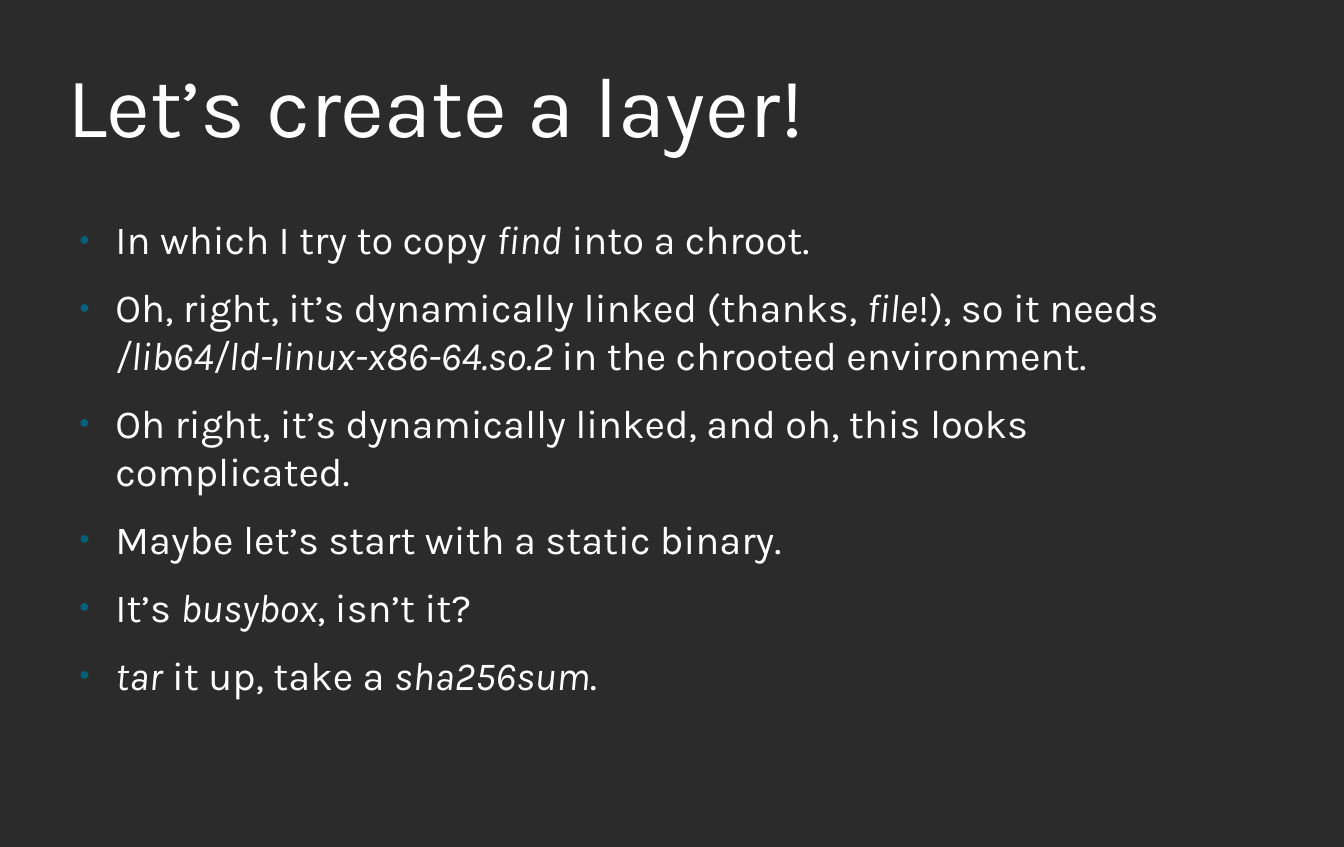
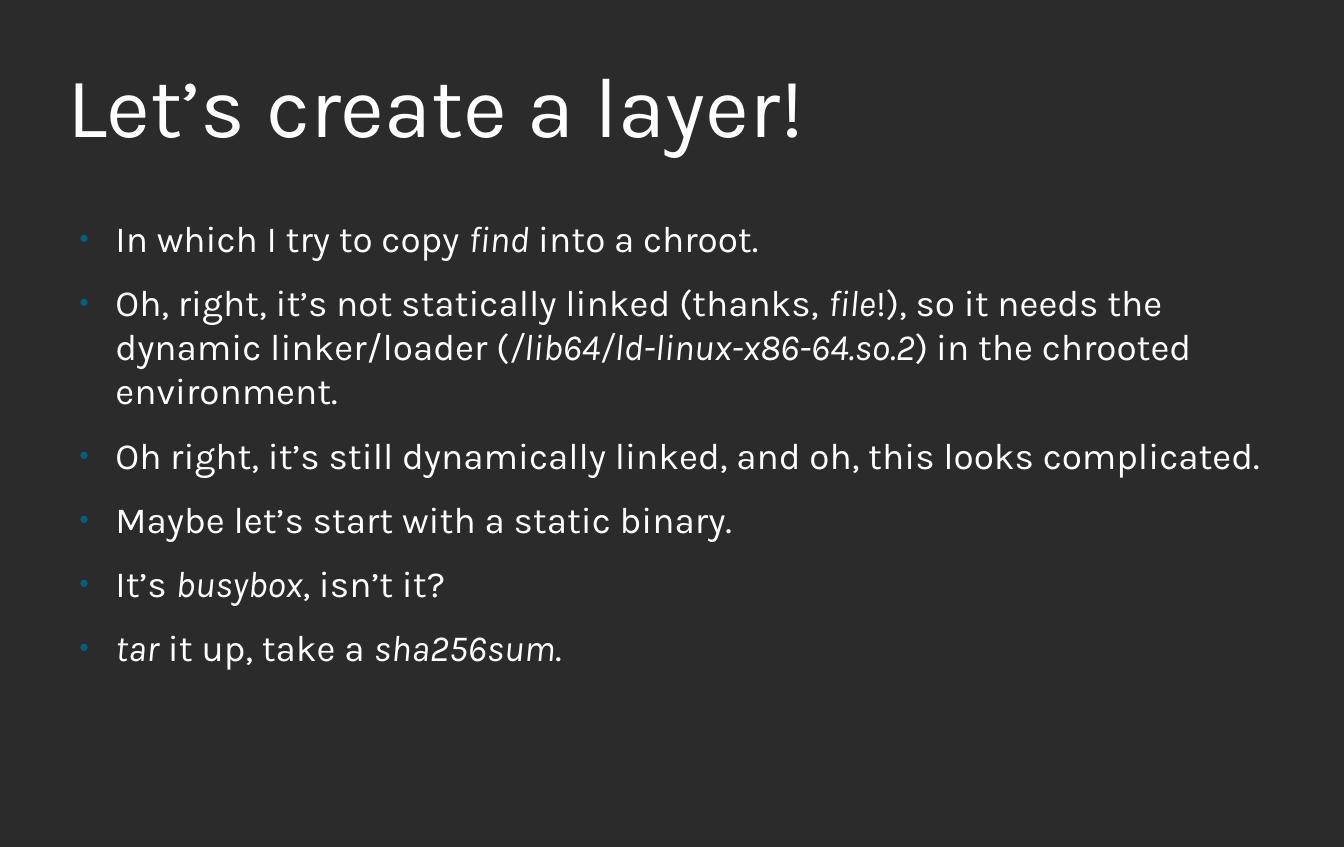
Before and after one commit to nalind/devconf.us-2018, a slide deck: slide 6 of images.odp. Drawn at 1344x847 pixels with LibreOffice and Linux fonts; fonts in the diff are those of the drawing; background and template pictures are left out; a plain dark background stands for a picture behind light text. Boxes give left, top, right and bottom in pixels: in the first picture for what was removed or moved away, otherwise in the second. Text is boxed around its words. In the diff, an @@ line names an element or a change of style, - is before the commit and + after.

Commit message:
Update slides

```diff
--- a/images.odp
+++ b/images.odp
@@ text at (115,226,758,670): size 28 to 25.9 pt in "In which I try to copy find ...", "Maybe let’s start with a static binary.", "It’s busybox, isn’t it?", "tar it up, take a sha256sum." @@
@@ text at (115,289,1260,478): text changed; size 28 to 25.9 pt @@
-● Oh, right, it’s dynamically linked (thanks, file!), so it needs /lib64/ld-linux-x86-64.so.2 in the chrooted environment.
-● Oh right, it’s dynamically linked, and oh, this looks complicated.
+● Oh, right, it’s not statically linked (thanks, file!), so it needs the dynamic linker/loader (/lib64/ld-linux-x86-64.so.2) in the chrooted environment.
+● Oh right, it’s still dynamically linked, and oh, this looks complicated.
```
Also in this commit, not shown: 18 other slides changed, 5 slides added, 2 slides removed.
